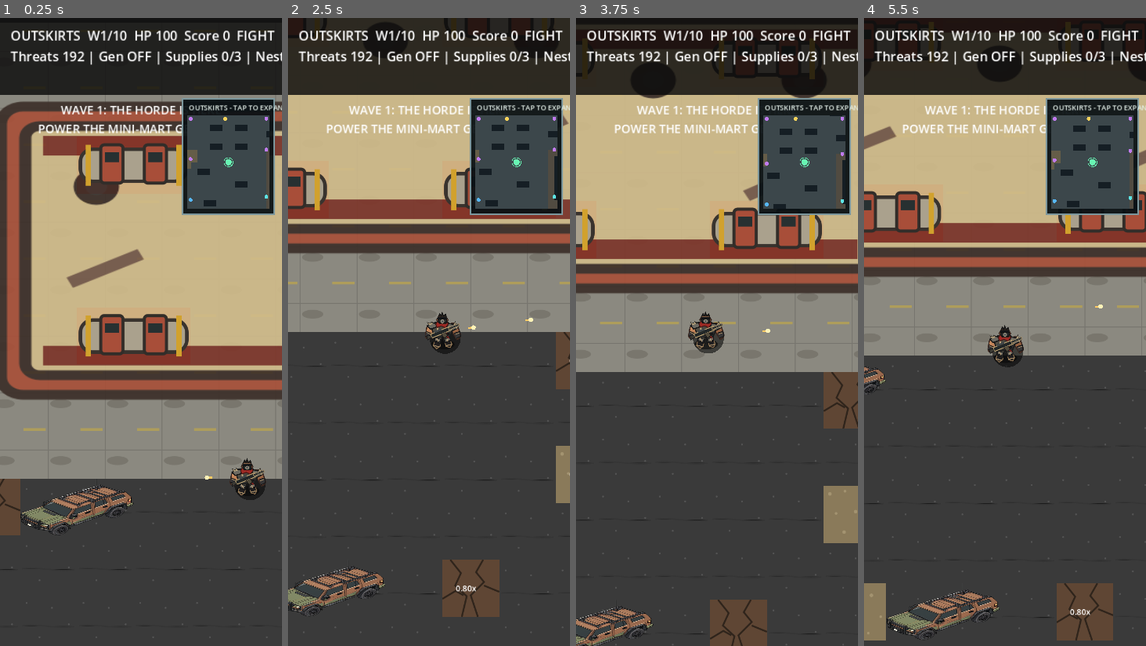
Above: before the commit, frames 1-4 (left to right).
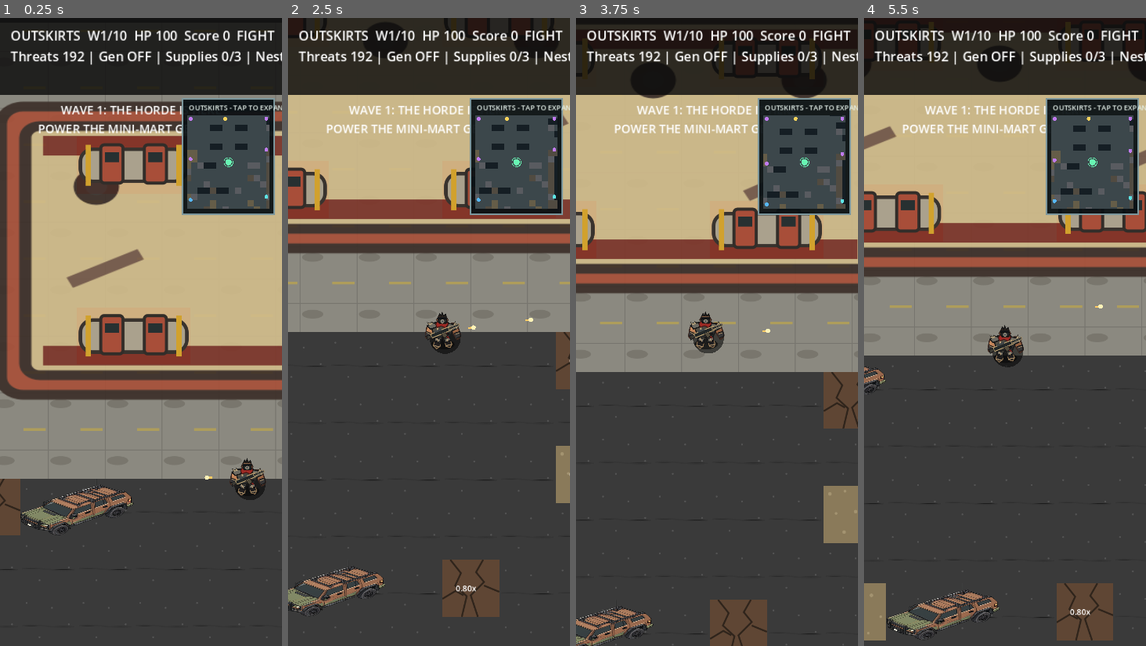
Above: after the commit, the same moments.

Repository: dennypag02/deadshift
Game: Godot game, scene res://scenes/Outskirts.tscn
The game is run twice, just before and just after one commit, with the same random seed, the same clock (stepped at 60 frames per second) and the same inputs.
Inputs (mouse positions are in pixels of both pictures, inside the frame that each line leads up to):
- Up to frame 1 (0.25 s): no input
- Up to frame 2 (2.5 s): tap Enter at 0.5 s; drag from (516, 156) to (457, 193) at 0.52 s; drag from (372, 363) to (414, 457) at 1.27 s; tap Space at 2 s; move the mouse to (457, 193) at 2.02 s; hold Right (ui_right) from 2.03 s (still down); tap H at 2.1 s
- Up to frame 3 (3.75 s): release Right (ui_right) at 2.75 s; drag from (702, 457) to (632, 237) at 2.77 s; move the mouse to (801, 426) at 3.52 s; hold Left (ui_left) from 3.53 s (still down); tap H at 3.6 s
- Up to frame 4 (5.5 s): release Left (ui_left) at 4.25 s; drag from (920, 237) to (962, 175) at 4.27 s; move the mouse to (1019, 332) at 5.02 s; hold Down (ui_down) from 5.03 s (still down); tap H at 5.1 s; click (1019, 332) at 5.17 s

The runs differ from the first frame. In frame 1, 0.6% of the frame differs, in the area x 66-96%, y 16-31%; in frame 2, 0.6%; in frame 3, 0.6%; in frame 4, 0.6%.

Commit message:
Render live generated terrain on tactical map

Diff:
--- a/godot/scripts/tactical_minimap.gd
+++ b/godot/scripts/tactical_minimap.gd
@@ -48,7 +48,7 @@
 			var rect := Rect2(_point(p, area, origin, scale), Vector2(TILE * scale, TILE * scale))
 			if not rect.intersects(area):
 				continue
-			var ch: String = game.MAP_ROWS[y].substr(x, 1)
+			var ch: String = game.generated_map_rows[y].substr(x, 1)
 			var color := Color("#3c474b")
 			if ch in "BCTPbJF":
 				color = Color("#151e24")
